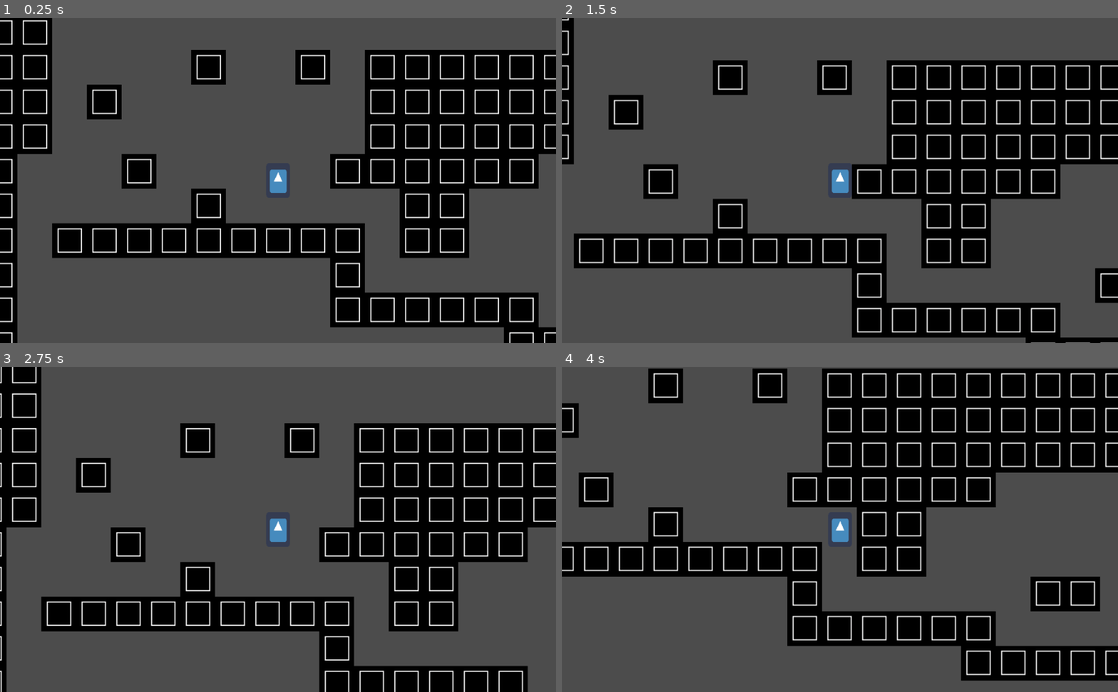
Above: before the commit, frames 1-4 (two rows, left to right).
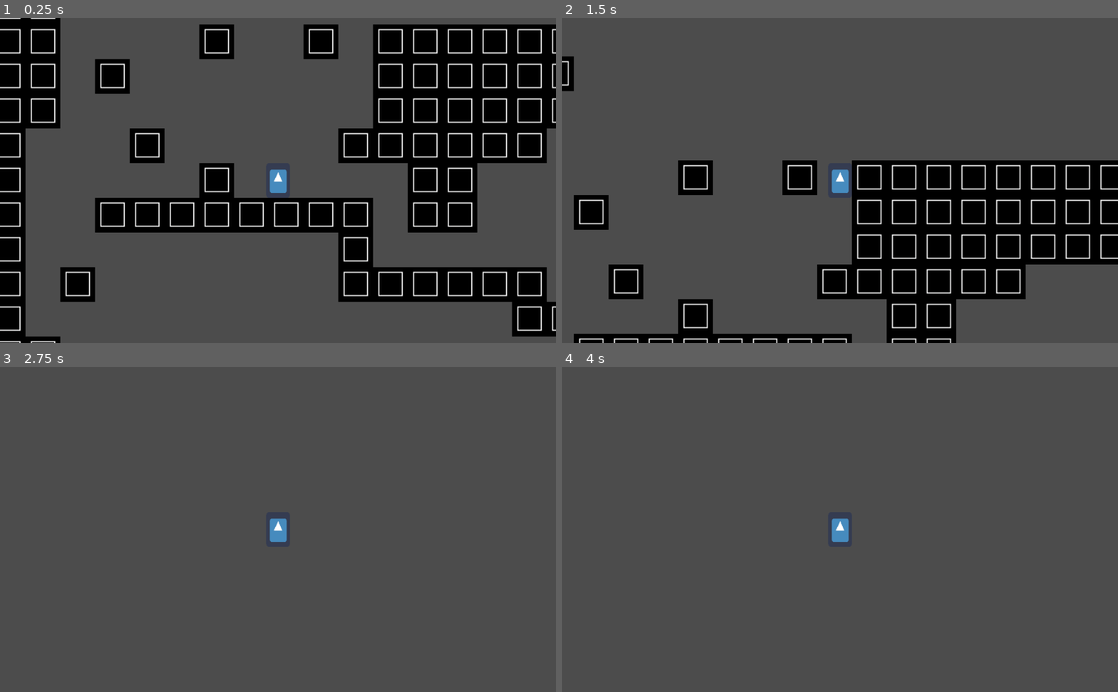
Above: after the commit, the same moments.

Repository: Unknown246/platformer
Game: Godot game, scene res://Main.tscn
Same seed, same stepped clock (60 frames per second), same inputs: the game is played once before the commit and once after it. The engine's default icon, where the game draws it, is replaced by a stand-in: a white triangle on a blue panel in a dark square.
Inputs:
- Up to frame 1 (0.25 s): no input
- Up to frame 2 (1.5 s): hold Right (ui_right) from 0.53 s (still down); tap S (ui_grav_d, bound only after the commit) at 0.6 s; tap Up (ui_up) at 0.77, 1.07 s; tap W (ui_grav_u, bound only after the commit) at 0.8, 1.35 s
- Up to frame 3 (2.75 s): tap Up (ui_up) at 1.52, 1.55, 1.82 s; release Right (ui_right) at 2.03 s; hold Left (ui_left) from 2.03 s (still down); hold Up (ui_up) from 2.03 s (still down); tap S (ui_grav_d, bound only after the commit) at 2.3 s
- Up to frame 4 (4 s): release Left (ui_left) at 2.78 s; release Up (ui_up) at 2.78 s; hold Right (ui_right) from 2.78 s (still down); tap S (ui_grav_d, bound only after the commit) at 2.85 s; tap Up (ui_up) at 3.02, 3.32 s; tap W (ui_grav_u, bound only after the commit) at 3.05, 3.6 s; hold Up (ui_up) from 3.53 s (still down)

The runs differ from the first frame. In frame 1, 34% of the frame differs, in the area x 0-100%, y 0-100%; in frame 2, 41%; in frame 3, 36%; in frame 4, 40%.

Commit message:
Add a gravity and keys

Diff:
--- a/Main.tscn
+++ b/Main.tscn
@@ -1,19 +1,25 @@
-[gd_scene load_steps=5 format=2]
+[gd_scene load_steps=7 format=2]
 
 [ext_resource path="res://Player.gd" type="Script" id=1]
 [ext_resource path="res://icon.png" type="Texture" id=2]
 [ext_resource path="res://tileSET.tres" type="TileSet" id=3]
+[ext_resource path="res://scene manager.gd" type="Script" id=4]
+[ext_resource path="res://Y_key.tscn" type="PackedScene" id=5]
 
 [sub_resource type="CapsuleShape2D" id=1]
 radius = 21.5
 
 [node name="Main" type="Node2D"]
+script = ExtResource( 4 )
 
-[node name="Player" type="KinematicBody2D" parent="."]
-position = Vector2( 32, 464 )
+[node name="Player" type="KinematicBody2D" parent="." groups=[
+"player",
+]]
+position = Vector2( 17.1675, 520.152 )
 script = ExtResource( 1 )
 __meta__ = {
-"_edit_group_": true
+"_edit_group_": true,
+"_edit_lock_": true
 }
 
 [node name="Sprite" type="Sprite" parent="Player"]
@@ -30,7 +36,29 @@
 [node name="Camera2D" type="Camera2D" parent="Player"]
 current = true
 
+[node name="Label" type="Label" parent="Player/Camera2D"]
+margin_left = 369.0
+margin_top = -298.0
+margin_right = 510.0
+margin_bottom = -235.0
+__meta__ = {
+"_edit_use_anchors_": false
+}
+
 [node name="TileMap" type="TileMap" parent="."]
+z_index = -100
 tile_set = ExtResource( 3 )
 format = 1
-tile_data = PoolIntArray( -196635, 0, 0, -196634, 0, 0, -196 …(2646 unchanged characters)…  0, 0, 655351, 0, 0, 655352, 0, 0, 655354, 0, 0, 655355, 0, 0, 655356, 0, 0, 655357, 0, 0, 655358, 0, 0, 655359, 0, 0, 589824, 0, 0, 589825, 0, 0, 589826, 0, 0, 589828, 0, 0, 589829, 0, 0, 589836, 0, 0, 589837, 0, 0, 589839, 0, 0, 589840, 0, 0, 589841, 0, 0, 589842, 0, 0, 720853, 0, 0, 720854, 0, 0, 720855, 0, 0, 720856, 0, 0, 720859, 0, 0, 720863, 0, 0, 720873, 0, 0, 720879, 0, 0, 720880, 0, 0, 720881, 0, 0, 720888, 0, 0, 655362, 0, 0, 655369, 0, 0, 655370, 0, 0, 655378, 0, 0, 786391, 0, 0, 786392, 0, 0, 786393, 0, 0, 786397, 0, 0, 786401, 0, 0, 786402, 0, 0, 786403, 0, 0, 786404, 0, 0, 786405, 0, 0, 786406, 0, 0, 786407, 0, 0, 786408, 0, 0, 786409, 0, 0, 786410, 0, 0, 786411, 0, 0, 786412, 0, 0, 786413, 0, 0, 786414, 0, 0, 786415, 0, 0, 786416, 0, 0, 786421, 0, 0, 786422, 0, 0, 786423, 0, 0, 786424, 0, 0, 720898, 0, 0, 720899, 0, 0, 7209 …(1423 unchanged characters)…
+tile_data = PoolIntArray( -196635, 0, 0, -196634, 0, 0, -196 …(2646 unchanged characters)…  0, 0, 655351, 0, 0, 655352, 0, 0, 655355, 0, 0, 655356, 0, 0, 655357, 0, 0, 655358, 0, 0, 655359, 0, 0, 589824, 0, 0, 589825, 0, 0, 589826, 0, 0, 589828, 0, 0, 589829, 0, 0, 589836, 0, 0, 589837, 0, 0, 589839, 0, 0, 589840, 0, 0, 589841, 0, 0, 589842, 0, 0, 720853, 0, 0, 720854, 0, 0, 720855, 0, 0, 720856, 0, 0, 720859, 0, 0, 720863, 0, 0, 720873, 0, 0, 720879, 0, 0, 720880, 0, 0, 720881, 0, 0, 720888, 0, 0, 655362, 0, 0, 655369, 0, 0, 655370, 0, 0, 655378, 0, 0, 786391, 0, 0, 786392, 0, 0, 786393, 0, 0, 786397, 0, 0, 786401, 0, 0, 786402, 0, 0, 786403, 0, 0, 786404, 0, 0, 786405, 0, 0, 786406, 0, 0, 786407, 0, 0, 786408, 0, 0, 786409, 0, 0, 786410, 0, 0, 786411, 0, 0, 786412, 0, 0, 786413, 0, 0, 786414, 0, 0, 786415, 0, 0, 786416, 0, 0, 786421, 0, 0, 786422, 0, 0, 786423, 0, 0, 786424, 0, 0, 786426, 0, 0, 720898, 0, 0, 720899, 0, 0, 7209 …(1423 unchanged characters)…
+
+[node name="Area2D" parent="." instance=ExtResource( 5 )]
+position = Vector2( 1055.27, 530.21 )
+scale = Vector2( 2.5, 2.5 )
+
+[node name="Area2D2" parent="." instance=ExtResource( 5 )]
+position = Vector2( -928.73, 476.21 )
+scale = Vector2( 2.5, 2.5 )
+
+[node name="Area2D3" parent="." instance=ExtResource( 5 )]
+position = Vector2( -2720.73, 406.21 )
+scale = Vector2( 2.5, 2.5 )
--- a/Player.gd
+++ b/Player.gd
@@ -5,6 +5,8 @@
 var on_floor = false
 var speed = 200
 var jump = 400
+var grav_forse = 980
+var grav_dir = Vector2(0,1)
 # Called when the node enters the scene tree for the first time.
 func _ready():
 	pass # Replace with function body.
@@ -25,6 +27,17 @@
 		target_vel += 1
 	target_vel *= speed
 	vel.x = lerp(vel.x,target_vel,0.3)
+	if Input.is_action_just_pressed("ui_grav_u"):
+		gravity = Vector2(0,-980)
+	if Input.is_action_just_pressed("ui_grav_d"):
+		gravity = Vector2(0,980)
 
-	if Input.is_action_pressed("ui_up") and on_floor:
+
+
+
+
+	if Input.is_action_pressed("ui_up") and is_on_floor() and gravity == Vector2(0,980):
 		vel.y = -jump
+
+	if Input.is_action_pressed("ui_up") and is_on_floor() and gravity == Vector2(0,-980):
+		vel.y = jump
--- /dev/null
+++ b/Y_key.gd
@@ -0,0 +1,22 @@
+extends Area2D
+
+
+# Declare member variables here. Examples:
+# var a = 2
+# var b = "text"
+
+
+# Called when the node enters the scene tree for the first time.
+func _ready():
+	pass # Replace with function body.
+
+
+# Called every frame. 'delta' is the elapsed time since the previous frame.
+#func _process(delta):
+#	pass
+
+
+func _on_Area2D_body_entered(body):
+	if body.is_in_group ("player"):
+		get_tree().current_scene.get_key (1)
+		queue_free()
--- /dev/null
+++ b/Y_key.tscn
@@ -0,0 +1,19 @@
+[gd_scene load_steps=4 format=2]
+
+[ext_resource path="res://Y_key.png" type="Texture" id=1]
+[ext_resource path="res://Y_key.gd" type="Script" id=2]
+
+[sub_resource type="RectangleShape2D" id=1]
+extents = Vector2( 12.0068, 4.07988 )
+
+[node name="Area2D" type="Area2D"]
+script = ExtResource( 2 )
+
+[node name="Y_key" type="Sprite" parent="."]
+scale = Vector2( 2, 2 )
+texture = ExtResource( 1 )
+
+[node name="CollisionShape2D" type="CollisionShape2D" parent="."]
+shape = SubResource( 1 )
+
+[connection signal="body_entered" from="." to="." method="_on_Area2D_body_entered"]
--- a/project.godot
+++ b/project.godot
@@ -37,6 +37,16 @@
 , Object(InputEventKey,"resource_local_to_scene":false,"resource_name":"","device":0,"alt":false,"shift":false,"control":false,"meta":false,"command":false,"pressed":false,"scancode":32,"unicode":0,"echo":false,"script":null)
  ]
 }
+ui_grav_u={
+"deadzone": 0.5,
+"events": [ Object(InputEventKey,"resource_local_to_scene":false,"resource_name":"","device":0,"alt":false,"shift":false,"control":false,"meta":false,"command":false,"pressed":false,"scancode":87,"unicode":0,"echo":false,"script":null)
+ ]
+}
+ui_grav_d={
+"deadzone": 0.5,
+"events": [ Object(InputEventKey,"resource_local_to_scene":false,"resource_name":"","device":0,"alt":false,"shift":false,"control":false,"meta":false,"command":false,"pressed":false,"scancode":83,"unicode":0,"echo":false,"script":null)
+ ]
+}
 
 [physics]
 
--- /dev/null
+++ b/scene manager.gd
@@ -0,0 +1,17 @@
+extends Node2D
+
+
+# Declare member variables here. Examples:
+export var key = 0
+# var b = "text"
+
+
+# Called when the node enters the scene tree for the first time.
+func _ready():
+	pass # Replace with function body.
+func get_key (new_key):
+	key += new_key
+	$Player/Camera2D/Label.text = str(key)
+# Called every frame. 'delta' is the elapsed time since the previous frame.
+#func _process(delta):
+#	pass
Binary file added: Y_key.png
Not shown, added: Y_key.png.import
